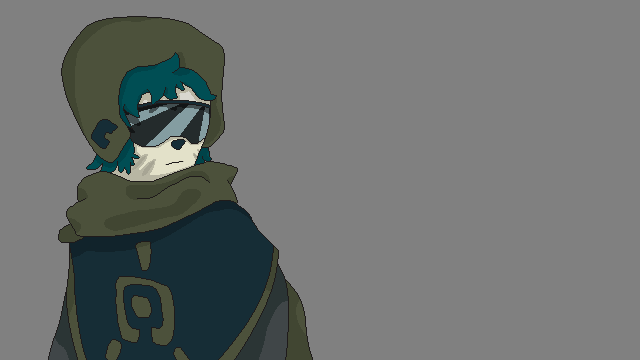
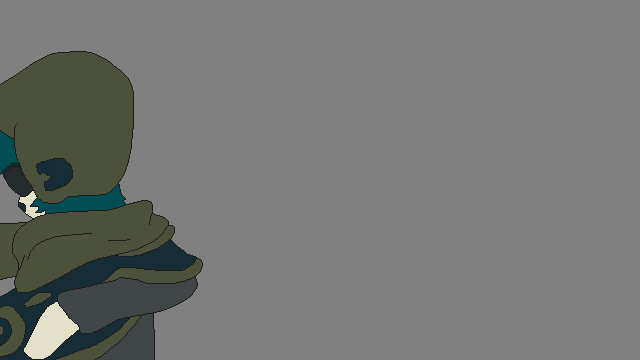
Layer changes from the first 640 × 360 image to the second:
hid group "F_07" (21 layers) over [36, 16, 313, 360]
showed group "F_02" (2 layers) over [0, 51, 203, 360]
